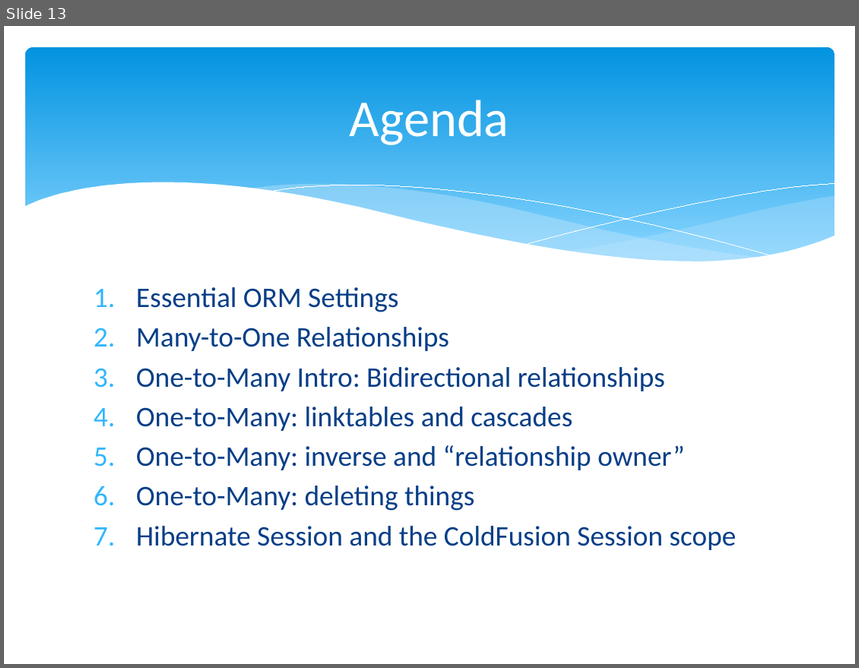
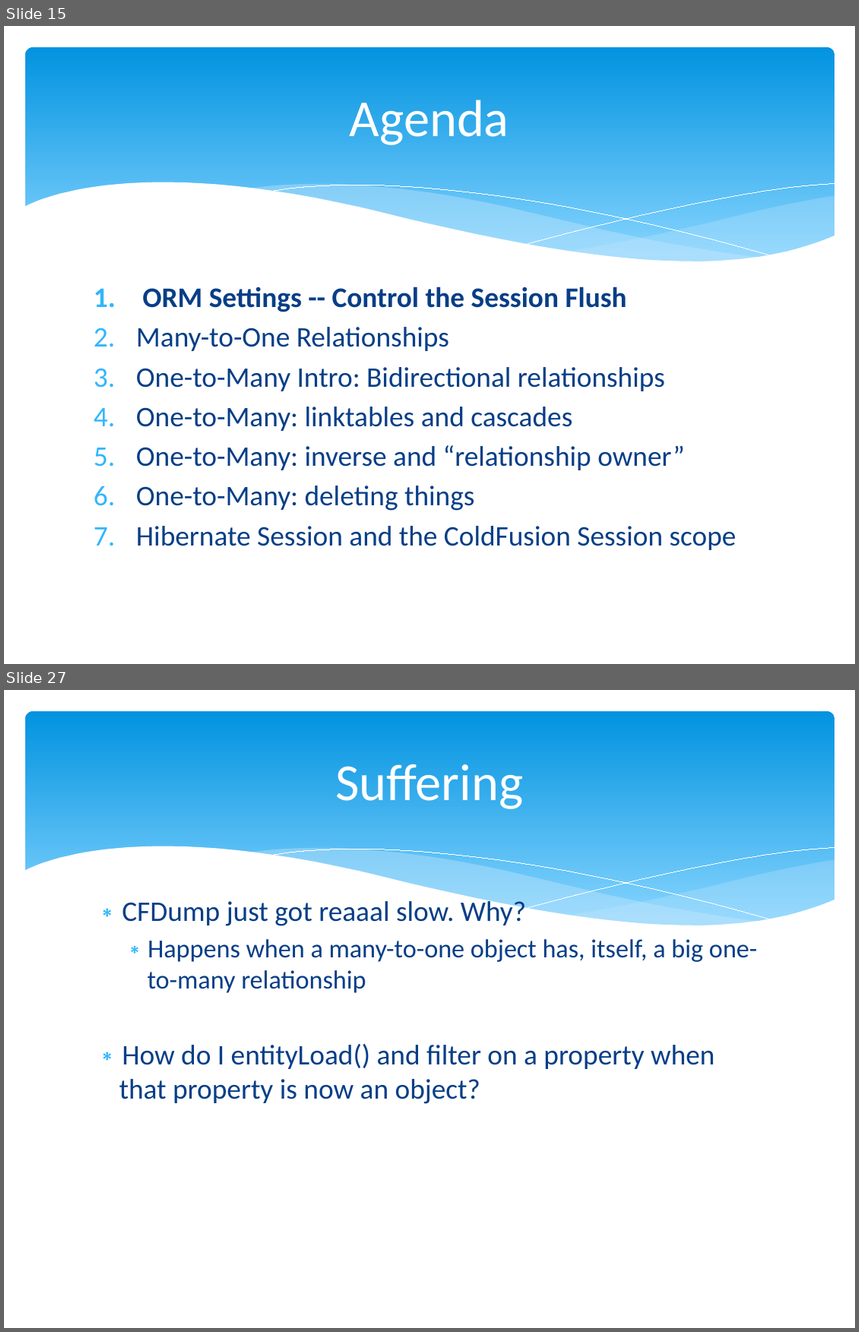
Before and after one commit to marcesher/mxunit-cfmeetups, a slide deck: CFObjective_ORMZen/preso/orm_zen.ppt.pptx. Shown one above the other, each under a label of ours: slide 13 before the commit, slides 15 and 27 after it; the slides between them are not shown. The pictures are 859x668 and 859x1332 pixels, drawn with LibreOffice and Linux fonts; fonts in the diff are those of the drawing. Boxes give left, top, right and bottom in pixels: in the first picture for what was removed or moved away, otherwise in the second. Text is boxed around its words. In the diff, an @@ line names an element or a change of style, - is before the commit and + after.

```diff
--- a/CFObjective_ORMZen/preso/orm_zen.ppt.pptx
+++ b/CFObjective_ORMZen/preso/orm_zen.ppt.pptx
@@ slide 27 added at [4, 690, 855, 1328], background #FFFFFF; not listed: 6 template elements that a slide beside it also shows @@
@@ title added at [335, 764, 523, 809], 44 pt, text #FFFFFF @@
+Suffering
@@ text added at [120, 897, 757, 1104], 24 pt, text #073E87 @@
+∗ CFDump just got reaaal slow. Why?
+  ∗ Happens when a many-to-one object has, itself, a big one-to-many relationship
+∗ How do I entityLoad() and filter on a property when that property is now an object?
@@ what was slide 13 is now slide 15 @@
@@ slide 15 changed as well @@
@@ text at [142, 287, 627, 313]: text changed; bold on @@
-1. Essential ORM Settings
+1. ORM Settings -- Control the Session Flush
```
Also in this commit, not shown: 2 other slides changed, 37 other slides added, 10 other files.
